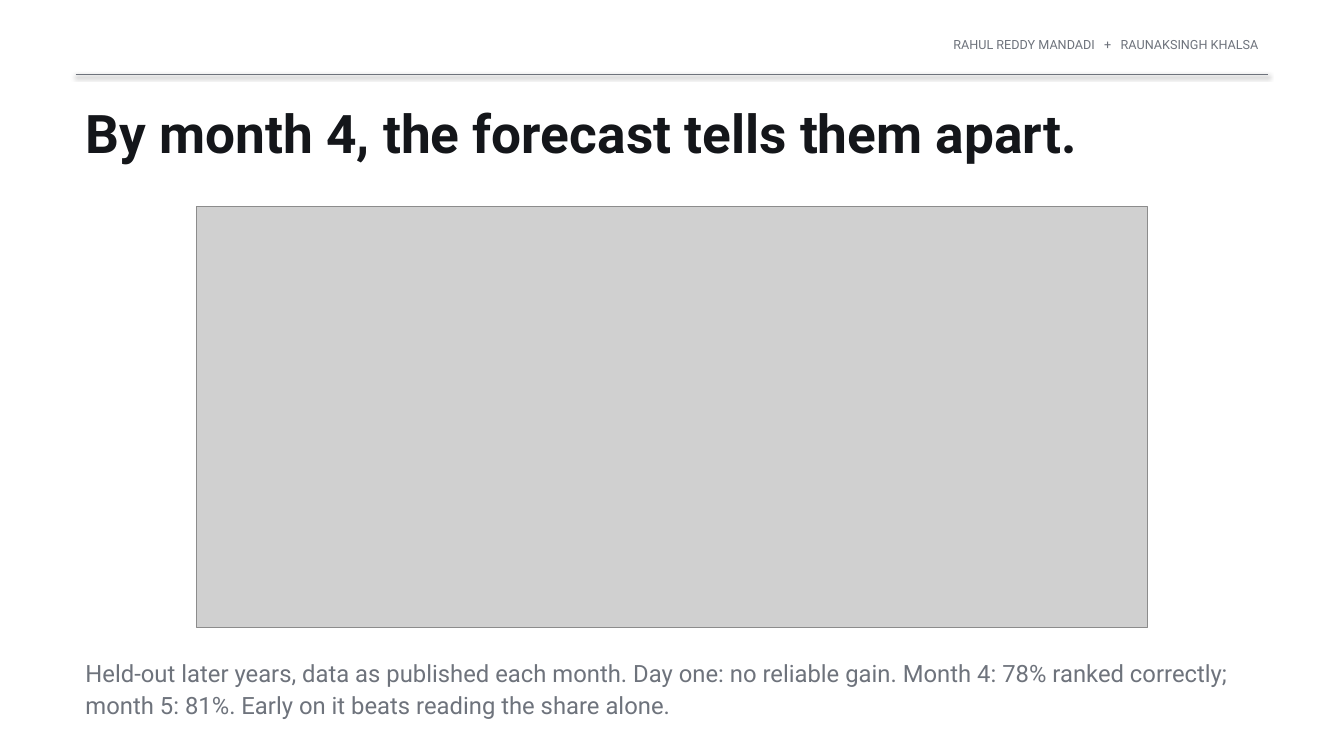
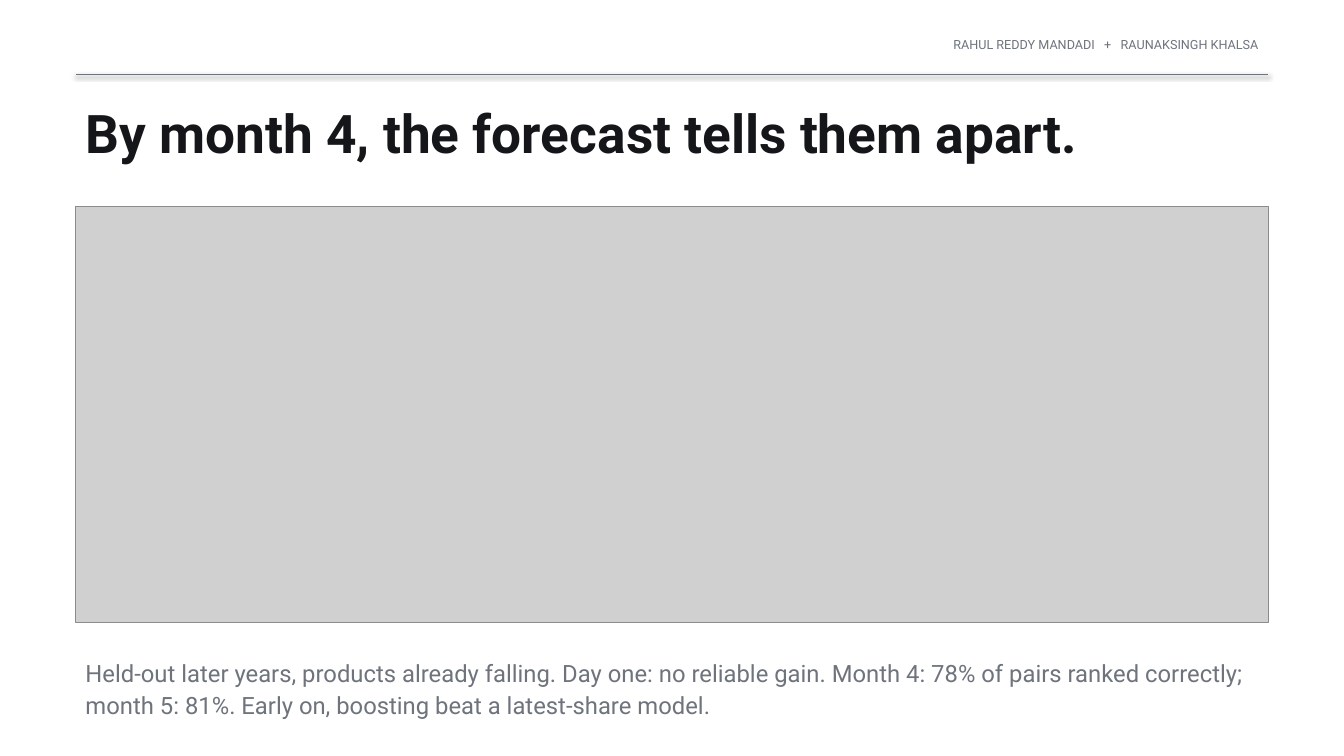
Before and after one commit to rahul-mandadi/tariff-rush, a slide deck: slide 11 of slides/Mandadi_Khalsa_Final_Presentation.pptx. Drawn at 1344x756 pixels with LibreOffice and Linux fonts; fonts in the diff are those of the drawing; grey boxes stand for pictures. Boxes give left, top, right and bottom in pixels: in the first picture for what was removed or moved away, otherwise in the second. Text is boxed around its words. In the diff, an @@ line names an element or a change of style, - is before the commit and + after.

```diff
--- a/slides/Mandadi_Khalsa_Final_Presentation.pptx
+++ b/slides/Mandadi_Khalsa_Final_Presentation.pptx
@@ picture resized from (x1=197, y1=207, x2=1147, y2=628) to (x1=76, y1=207, x2=1268, y2=623) @@
@@ text at (x1=85, y1=664, x2=1242, y2=719): text changed @@
-Held-out later years, data as published each month. Day one: no reliable gain. Month 4: 78% ranked correctly; month 5: 81%. Early on it beats reading the share alone.
+Held-out later years, products already falling. Day one: no reliable gain. Month 4: 78% of pairs ranked correctly; month 5: 81%. Early on, boosting beat a latest-share model.
```
Also in this commit, not shown: 5 other slides changed, 16 other files.
